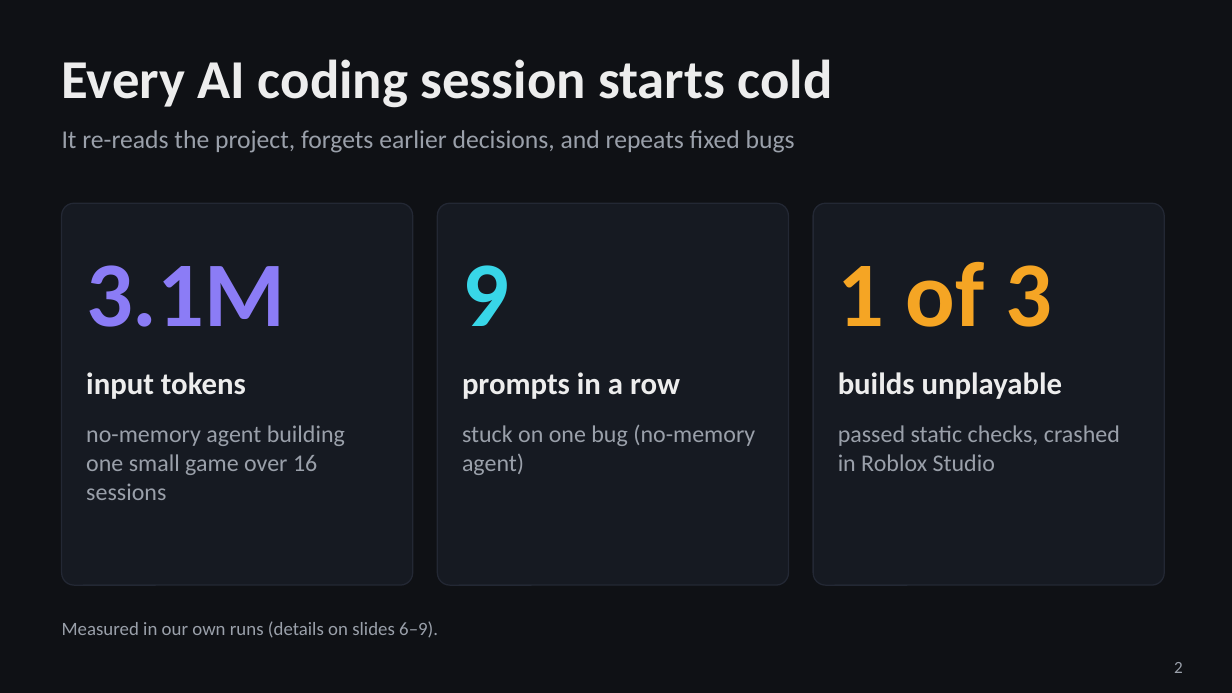
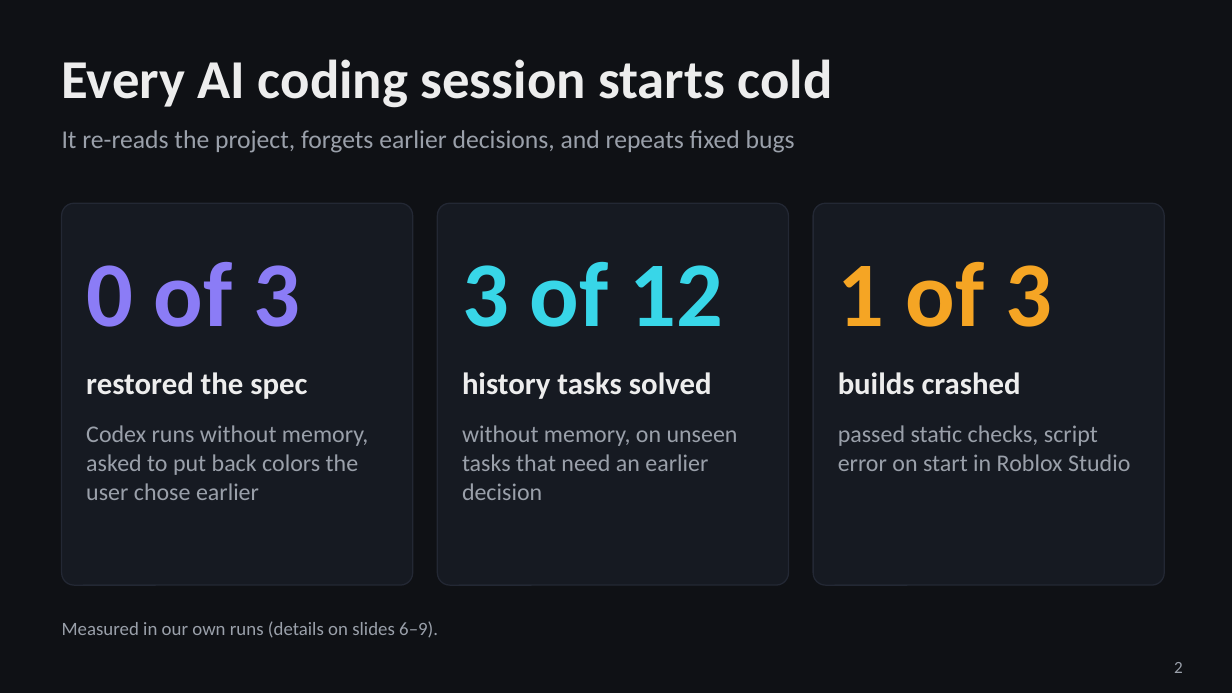
Before and after one commit to Thamer-A/devmemory-hackathon, a slide deck: slide 2 of docs/deck/DevMemory.pptx. Drawn at 1232x693 pixels with LibreOffice and Linux fonts; fonts in the diff are those of the drawing. Boxes give left, top, right and bottom in pixels: in the first picture for what was removed or moved away, otherwise in the second. Text is boxed around its words. In the diff, an @@ line names an element or a change of style, - is before the commit and + after.

```diff
--- a/docs/deck/DevMemory.pptx
+++ b/docs/deck/DevMemory.pptx
@@ text at box(86, 262, 301, 327): text changed @@
-3.1M
+0 of 3
@@ text at box(462, 262, 723, 327): text changed @@
-9
+3 of 12
@@ text at box(86, 372, 307, 399): text changed @@
-input tokens
+restored the spec
@@ text at box(462, 372, 712, 399): text changed @@
-prompts in a row
+history tasks solved
@@ text at box(838, 372, 1021, 395): text changed @@
-builds unplayable
+builds crashed
@@ text at box(86, 425, 369, 500): text changed @@
-no-memory agent building one small game over 16 sessions
+Codex runs without memory, asked to put back colors the user chose earlier
@@ text at box(462, 425, 738, 500): text changed @@
-stuck on one bug (no-memory agent)
+without memory, on unseen tasks that need an earlier decision
@@ text at box(838, 425, 1130, 471): text changed @@
-passed static checks, crashed in Roblox Studio
+passed static checks, script error on start in Roblox Studio
```
Also in this commit, not shown: 7 other slides changed, 11 other files.
